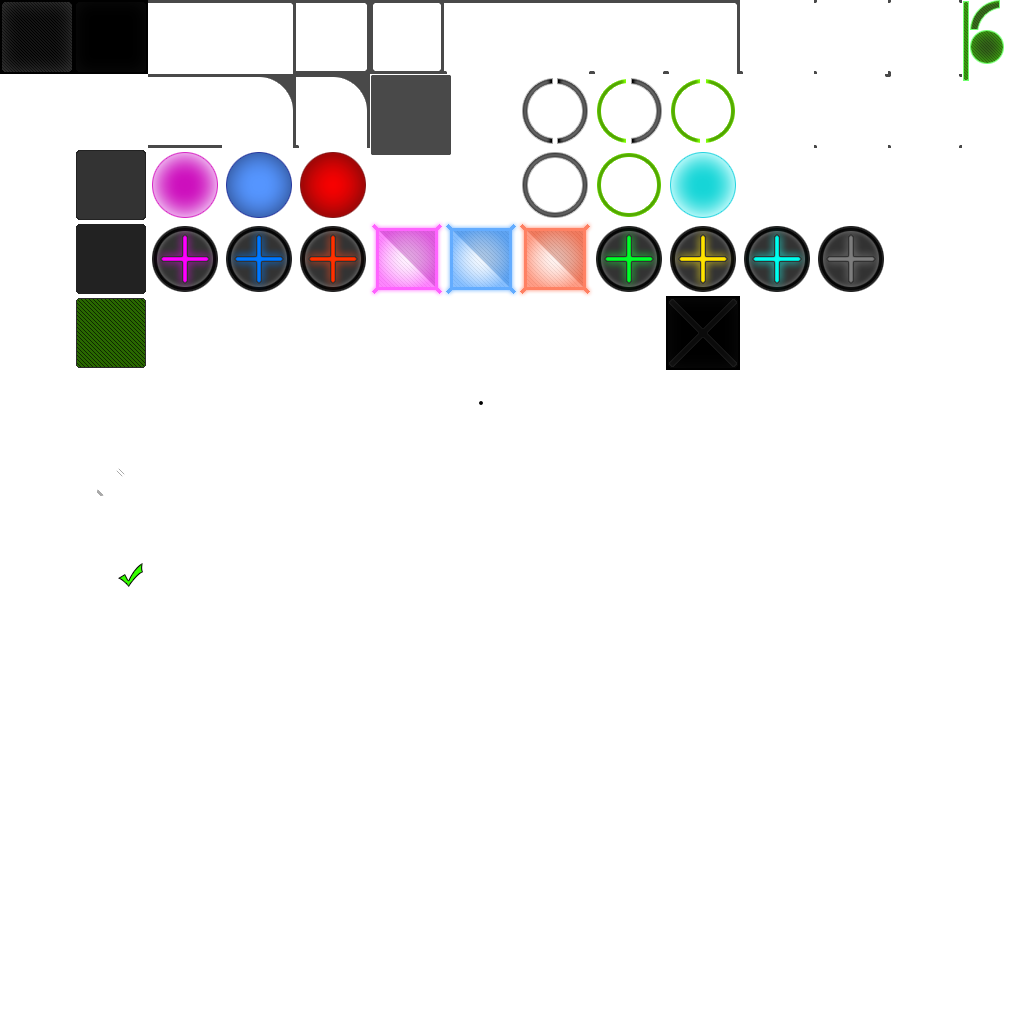
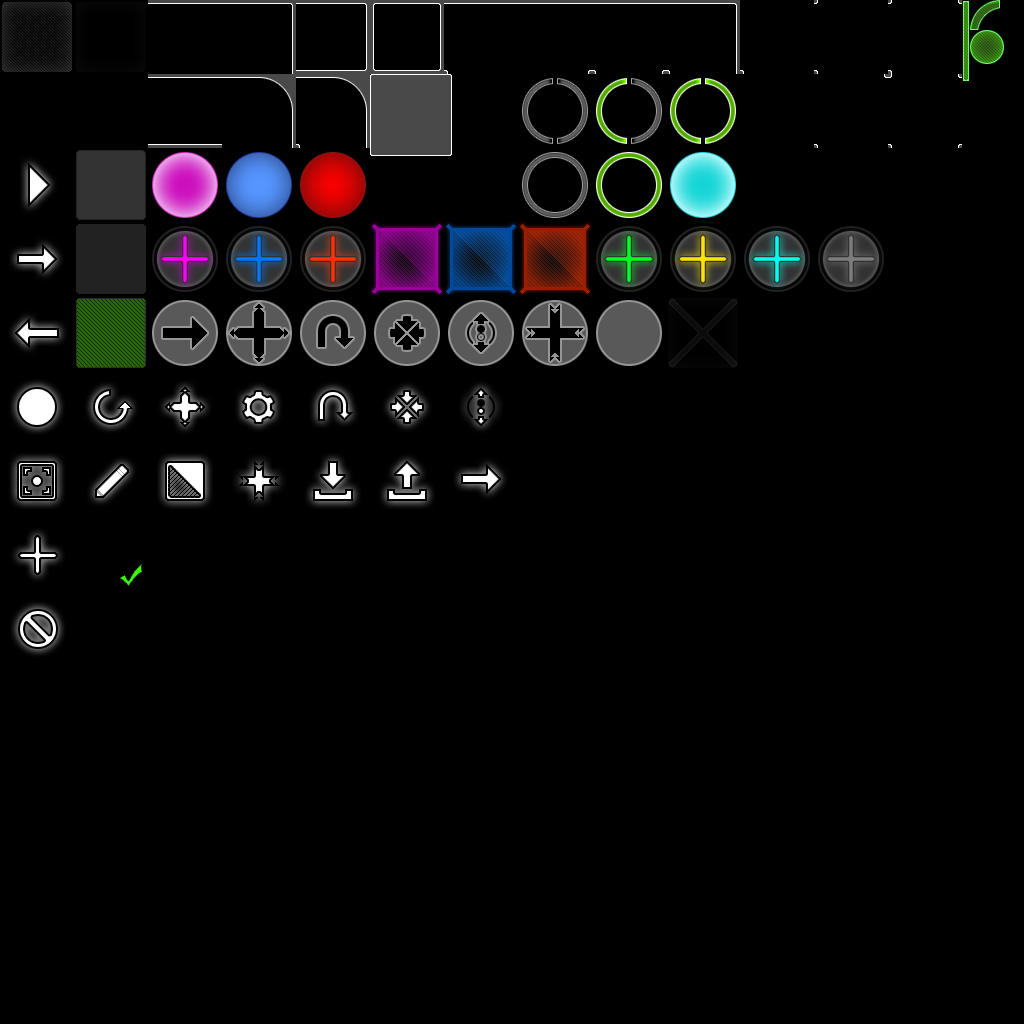
Two versions of the same layered image (1024x1024). Layer-by-layer changes:
added layer "Layer 25 copy 5" above "Layer 25" over [461, 464, 501, 494]
showed "Layer 32" over [0, 0, 1024, 1024]
